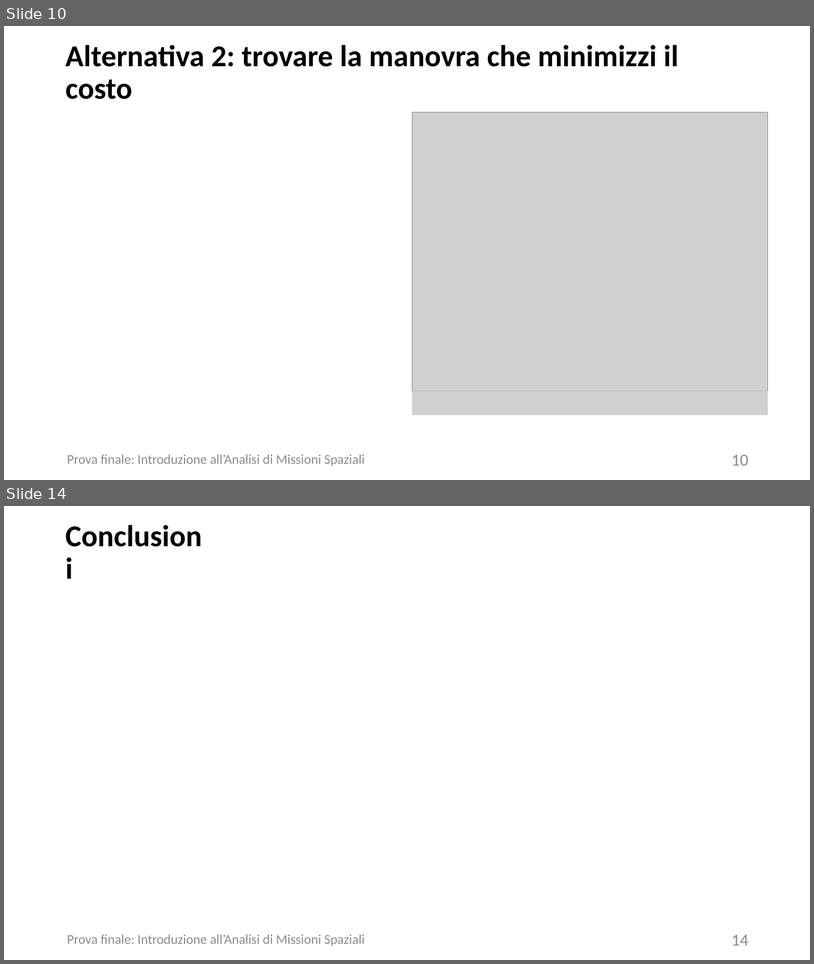
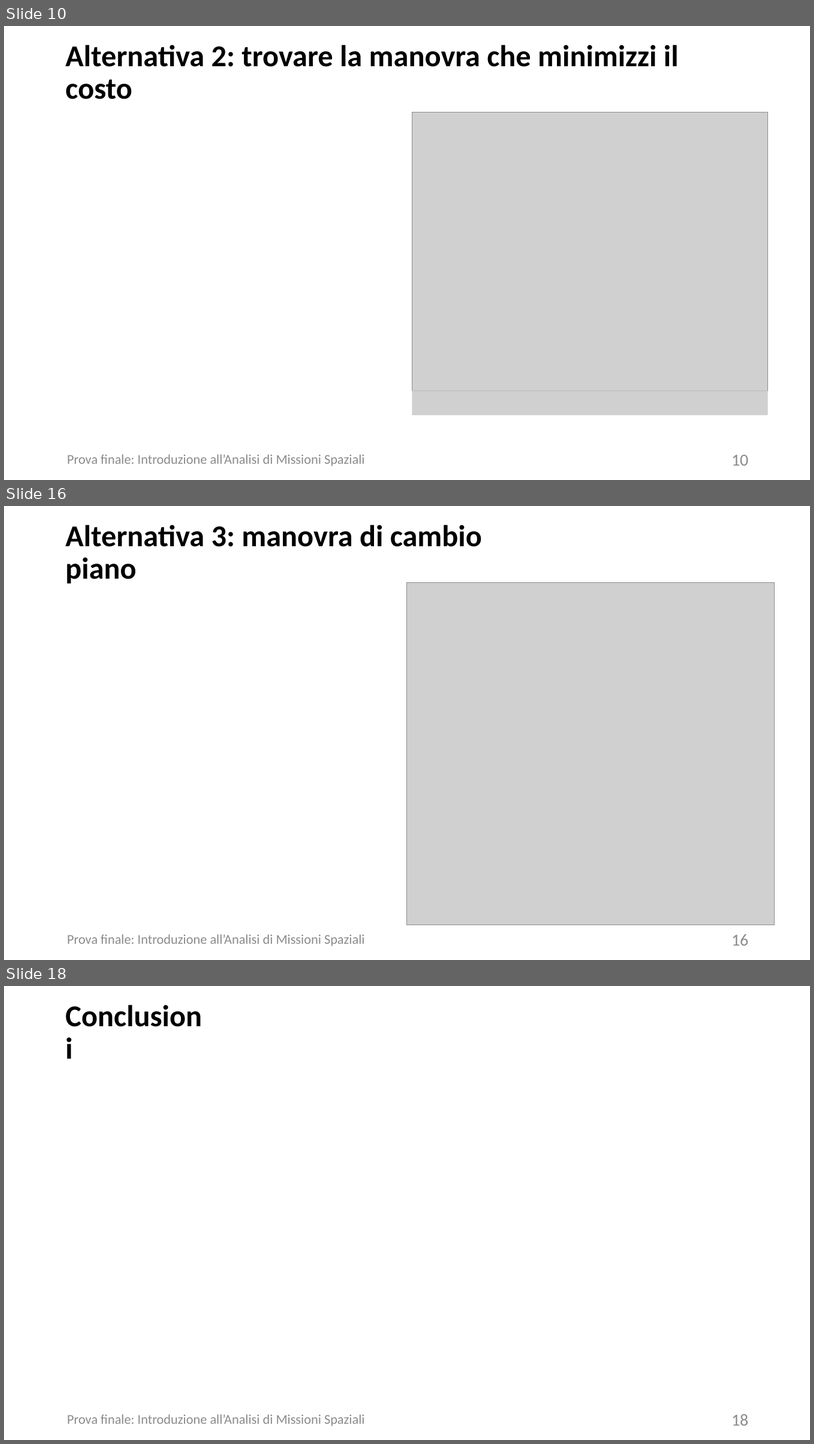
Before and after one commit to turcualexd/IAMS-progetto, a slide deck: Modelli relazione/Power C13.pptx. Shown one above the other, each under a label of ours: slides 10 and 14 before the commit, slides 10, 16 and 18 after it; the slides between them are not shown. The pictures are 814x964 and 814x1444 pixels, drawn with LibreOffice and Linux fonts; fonts in the diff are those of the drawing; grey boxes stand for pictures; background and template pictures are left out. Boxes give left, top, right and bottom in pixels: in the first picture for what was removed or moved away, otherwise in the second. Text is boxed around its words. In the diff, an @@ line names an element or a change of style, - is before the commit and + after.

```diff
--- a/Modelli relazione/Power C13.pptx
+++ b/Modelli relazione/Power C13.pptx
@@ slide 16 added at [4, 506, 810, 960], background picture (left out) @@
@@ title added at [65, 525, 482, 583], 36 pt, text #000000, bold @@
+Alternativa 3: manovra di cambio piano
@@ picture added at [408, 582, 775, 925] @@
@@ text added at [67, 934, 365, 946], 16 pt, text #8C8C8C @@
+Prova finale: Introduzione all’Analisi di Missioni Spaziali
@@ page number added at [732, 934, 749, 945], 20 pt, text #8C8C8C @@
+16
@@ what was slide 14 is now slide 18 @@
@@ page number at [732, 1414, 749, 1425]: text changed @@
-14
+18
```
Also in this commit, not shown: 2 slides changed, 3 other slides added, 17 other files.
